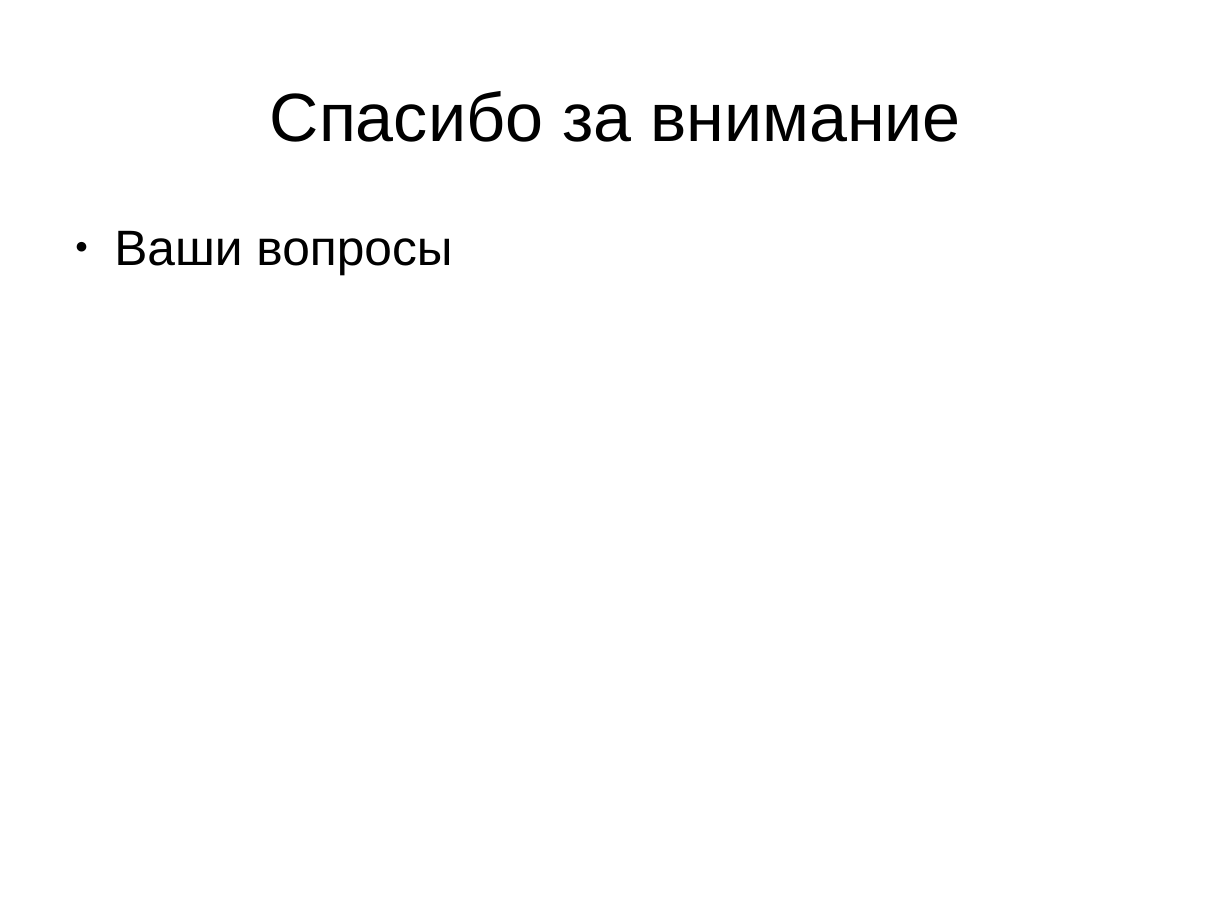
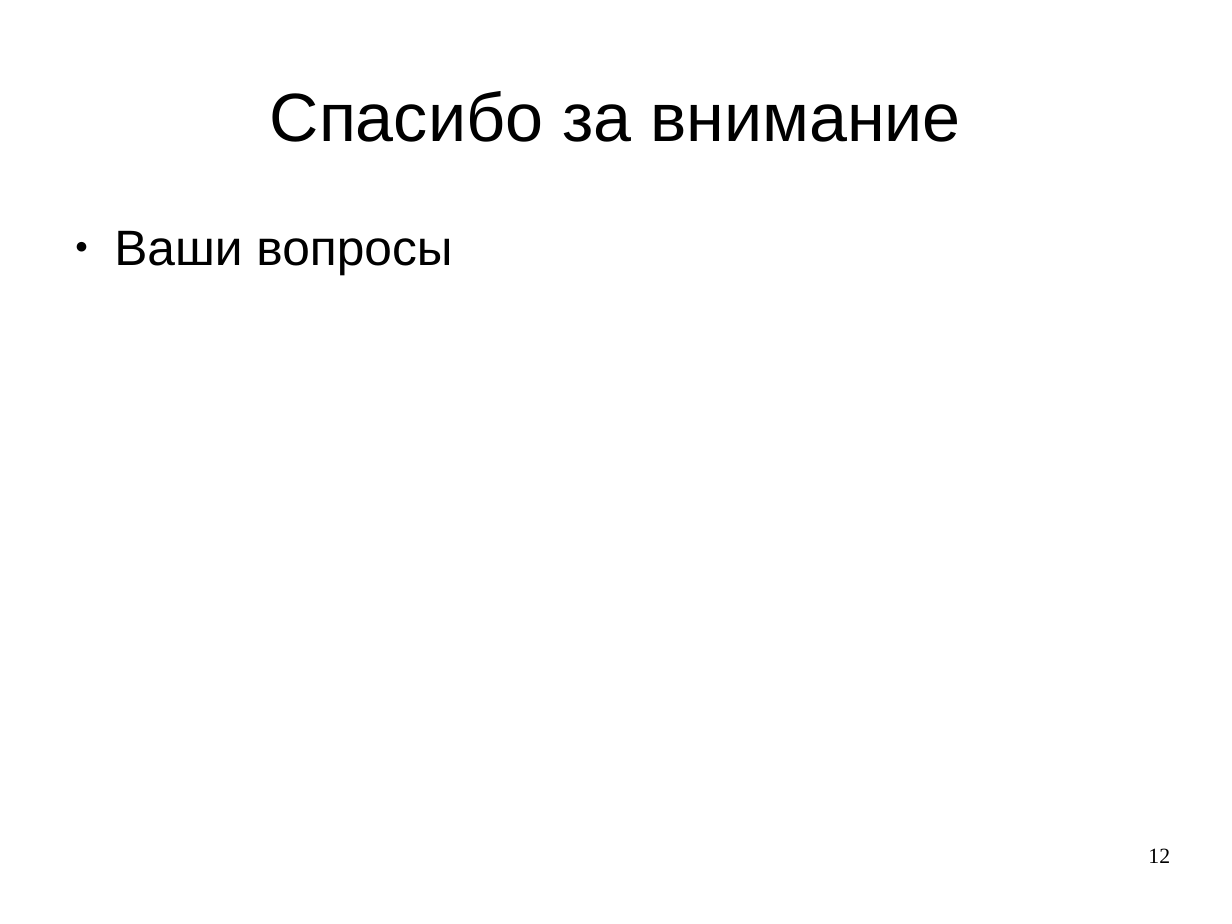
Before and after one commit to abreslav-from-google-code/abreslav, a slide deck: slide 12 of astrans/thesis.rus/Презентация.odp. Drawn at 1232x924 pixels with LibreOffice and Linux fonts; fonts in the diff are those of the drawing. Boxes give left, top, right and bottom in pixels: in the first picture for what was removed or moved away, otherwise in the second. Text is boxed around its words. In the diff, an @@ line names an element or a change of style, - is before the commit and + after.

```diff
--- a/astrans/thesis.rus/Презентация.odp
+++ b/astrans/thesis.rus/Презентация.odp
@@ page number added at (x1=1148, y1=848, x2=1170, y2=863), 14 pt, text #000000 @@
+12
```
Also in this commit, not shown: 11 other slides changed.
